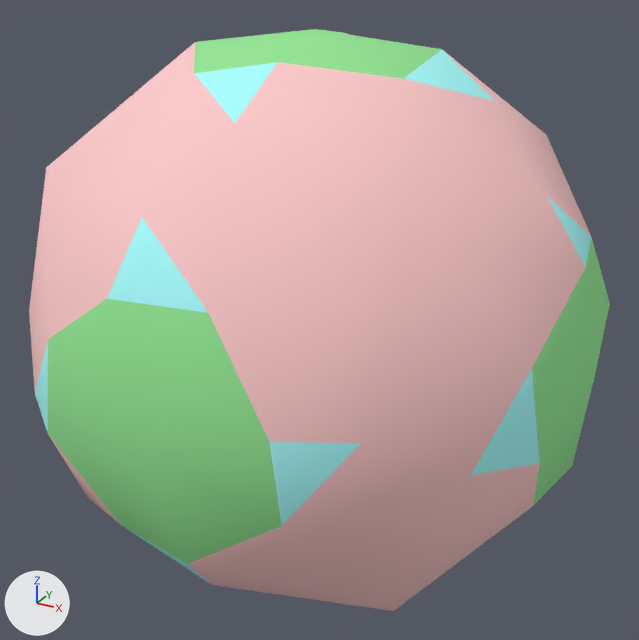
Two versions of the OBJ model propellor/vr/outros/PropellorTetrakisHexahedron.obj, one commit apart.
The view is the same before and after, from a camera (50 mm lens) standing at (1.46, -2.62, 1.3) and looking at (0.02, 0.0, -0.01). Lighting does not change. The marker at lower left points along +X, +Y and +Z. Where no turn or scale is listed for an object, it has been applied to the vertices.

Names of what the first picture shows: 'PropellorTetrakisHexahedron'.
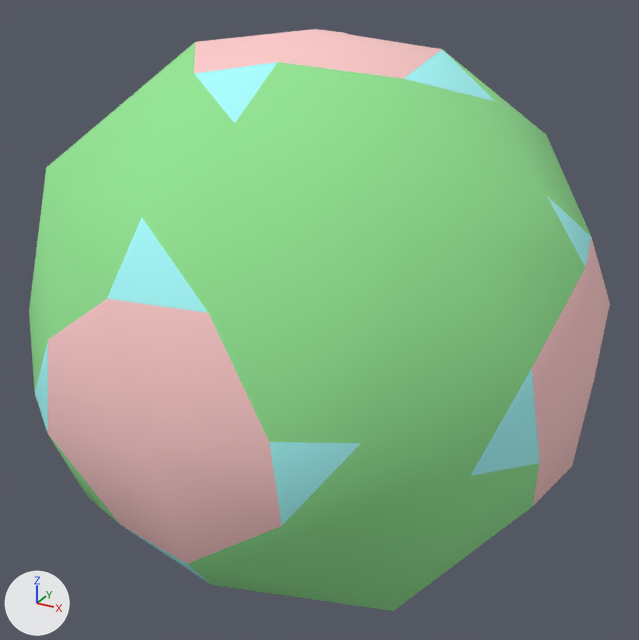
Pixel boxes (x1, y1, x2, y2) of what changed, in the pictures (639 x 640 px):
```json
{"part": 1, "of": "me_propellortetrakishexahedron", "change": "recoloured", "before": [48, 29, 610, 564], "after": [48, 29, 610, 564], "on screen": "green to pink"}
{"part": 2, "of": "me_propellortetrakishexahedron", "change": "recoloured", "before": [29, 42, 591, 611], "after": [29, 42, 591, 611], "on screen": "pink to green"}
```

Edits to the scene script, one JSON object a line:
```json
{"block": "me_propellortetrakishexahedron", "where": "me_propellortetrakishexahedron.from_pydata(...)  # 86 vertices, 96 faces; spans x -1.01..1.01, y -1.01..1.01, z -1.01..1.01"}
{"block": "me_propellortetrakishexahedron", "where": "# used by ob_propellortetrakishexahedron; location = (0.0, 0.0, 0.0)"}
{"block": "me_propellortetrakishexahedron", "change": "me_propellortetrakishexahedron part 1: all 24 faces that had it switch from mat_cor2 (green #95e795) to mat_cor3 (pink #ffcbcb)"}
{"block": "me_propellortetrakishexahedron", "change": "me_propellortetrakishexahedron part 2: all 48 faces that had it switch from mat_cor3 (pink #ffcbcb) to mat_cor2 (green #95e795)"}
```
